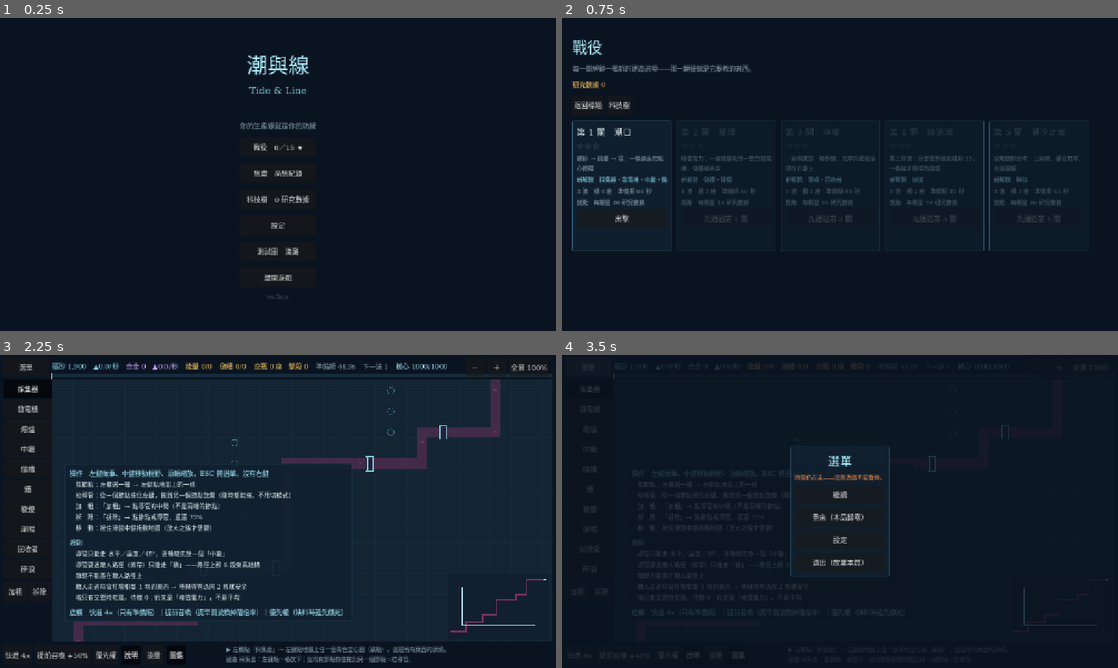
Above: before the commit, frames 1-4 (two rows, left to right).
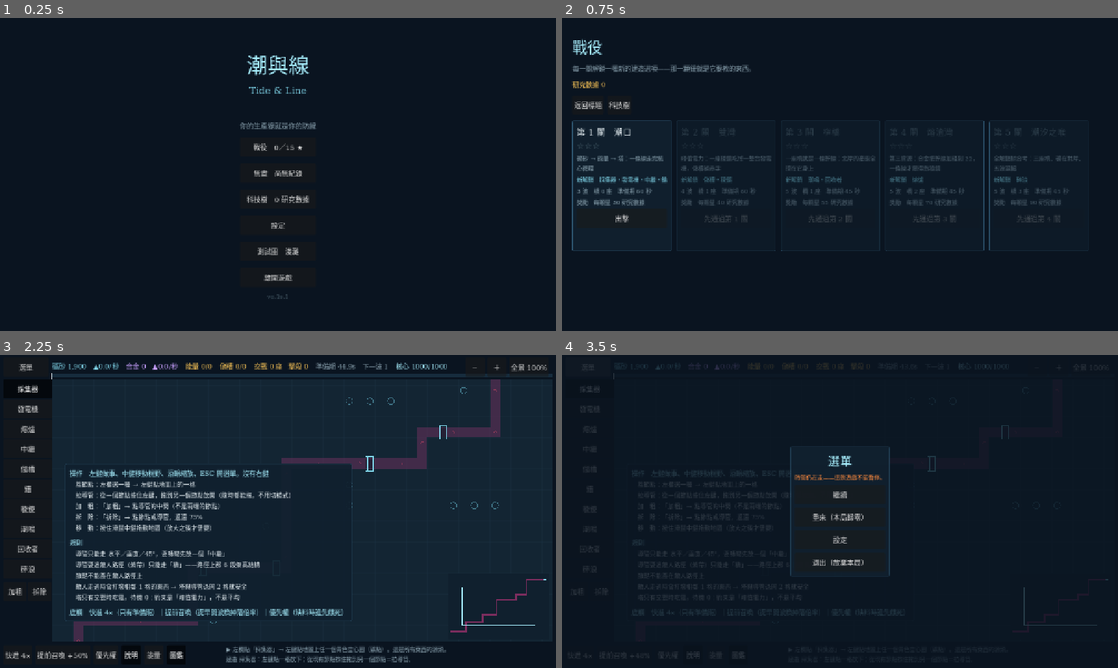
Above: after the commit, the same moments.

Repository: XiaoLin-001/TheGame
Game: Godot game, scene res://scenes/Main.tscn
Same seed, same stepped clock (60 frames per second), same inputs: the game is played once before the commit and once after it.
Inputs:
- Up to frame 1 (0.25 s): no input
- Up to frame 2 (0.75 s): click "戰役 0／15 ★" at 0.5 s
- Up to frame 3 (2.25 s): click "返回標題" at 1.25 s; click "無盡 尚無紀錄" at 2 s
- Up to frame 4 (3.5 s): click "選單" at 2.75 s

The runs differ from the first frame. In frame 1, less than 0.1% of the frame differs, in the area x 51-52%, y 88-89%; in frame 2, nothing differs; in frame 3, 0.1%, in the area x 37-90%, y 10-86%; in frame 4, less than 0.1%.

Commit message:
B2.1c.1 礦脈分層（VERSION 0.19.1）
實玩回饋第 8 次：「會有一坨擠在一起，然後只在某些地方有，其他地方都是空的」
0.19.0 把「均勻撒點」換成「隨機挑錨點再長脈」——隨機挑錨點一樣會結塊。

                          0.19.0(隨機錨點)  0.19.1(分層)
沿路徑最大空檔            16.8（最差 43）   5.8（最差 19）
半徑 4 內最多幾顆         2.4（最差 5）     3.2（最差 6）
路徑切 6 段完全沒礦的段   3%                0%

均勻要靠分層不能靠隨機——_crossings() 早就是這樣寫的（切成 n+1 段、各段中央
附近挑一格），橋看起來散得開就是因為這個。礦脈沿用同一招，段的單位是路徑索引。
三件事一起做才夠：
  ① 沿路徑索引分層（取代隨機錨點）
  ② 段內掃描不跳過——抽到的那格兩側塞不下時舊版直接放棄整段 → 開一個十幾格的洞
  ③ 空間隔離——沿索引分層不等於空間上散得開：轉角處相隔十幾個索引的兩段在
    地圖上可能只差 5 格
另加兩岸輪流、脈長 2–4 → 2–3。
「最擠」2.4→3.2 是預期的：一條脈本來就是二三顆靠在一起。

生成不變量 9 → 11 條（空檔 ≤24、半徑 4 內 ≤8）。兩條都證明會紅：拿掉分層與
空間隔離 → 空檔 52、最擠 13。

⚠ 量到一個未解問題：死區面積 45%。路徑是由角到角的單調階梯，對角兩個角落
永遠離路徑很遠。這不是這批造成的（B2.1b 是 42%），根因是路徑長度與地圖面積
的比例。「死列 0%」量錯維度——對角階梯碰得到每一列卻碰不到角落。三條路
（縮圖／加長路徑／定位成安全後場）寫進 10_GDD.md §7.10，待使用者決策。

GDScript 地雷：三元式產出 untyped Array，指派給 Array[int] 過得了編譯、
執行期才炸，炸在生成器裡的樣子是「礦點靜靜地變成 0 個」。已寫進 CLAUDE.md。

回歸：12 支 1074 項全過；campaign_test 416 項逐項未變。

Co-Authored-By: Claude Opus 5 <noreply@anthropic.com>

Diff:
--- a/godot/scripts/core/GameState.gd
+++ b/godot/scripts/core/GameState.gd
@@ -10,7 +10,7 @@
 ## `0.<全域批次序號>.<修補>`。**批次編號就編在版本號裡**，所以這裡不再另存一個
 ## `BATCH` 字串——B0.6 與 B0.6.1 連續兩批都忘了同步它，標題畫面掛著 `B0.5` 三天。
 ## 兩個必須手動保持一致的常數，遲早會不一致；批次名稱在 `CHANGELOG.md` 與 git log。
-const VERSION := "0.19.0"
+const VERSION := "0.19.1"
 
 const GAME_NAME := "潮與線"
 const GAME_NAME_EN := "Tide & Line"
--- a/godot/scripts/sim/MapGen.gd
+++ b/godot/scripts/sim/MapGen.gd
@@ -47,7 +47,7 @@
 ## 「北岸三顆，共用一座橋」——**共線、共用一條幹線、合起來是一個決定**。
 ## 脈就是把這件事寫成規則：一條脈沿單一軸等距排列，一條幹線收完整條脈。
 const VEIN_LEN_MIN := 2
-const VEIN_LEN_MAX := 4
+const VEIN_LEN_MAX := 3
 ## 脈內相鄰兩顆的間距。1 會讓採集器彼此貼死（節點佔一格），
 ## 3 以上就收不進同一條幹線、脈也就不成其為脈了。
 const VEIN_STEP := 2
@@ -84,8 +84,9 @@
 	rng.seed = s
 	var waypoints := _waypoints(rng)
 	var core: Vector2i = waypoints[waypoints.size() - 1]
+	var path := Maps.path_of({"waypoints": waypoints})
 	var on_path: Dictionary = {}
-	for c: Vector2i in Maps.path_of({"waypoints": waypoints}):
+	for c: Vector2i in path:
 		on_path[c] = true
 	return {
 		"id": "endless_%d" % s,
@@ -100,8 +101,8 @@
 		"seed": s,
 		"start_ore": START_ORE,
 		"prep_time": PREP,
-		"crossings": _crossings(rng, Maps.path_of({"waypoints": waypoints})),
-		"ore": _ore(rng, on_path, core),
+		"crossings": _crossings(rng, path),
+		"ore": _ore(rng, path, on_path, core),
 	}
 
 
@@ -200,69 +201,139 @@
 	return out
 
 
-## 礦點。**先把「核心這一側」的配額塞滿，剩下的才沿全圖鋪開**——
-## 這是不變量 5 的實作方式：構造出來的，不是撒完再檢查。
-## B2.1c 起，兩個階段的單位都從「顆」換成「脈」（見 `VEIN_LEN_MIN`）。
-static func _ore(rng: RandomNumberGenerator, on_path: Dictionary, core: Vector2i) -> Array[Vector2i]:
+## 礦點。**沿路徑分層**：把路徑切成 `脈數` 段，一段長一條脈。
+##
+## ★ 這是 B2.1c 的第二次修正。第一版把「均勻撒點」換成「隨機挑錨點再長脈」，
+## 但**隨機挑錨點一樣會結塊**——使用者的原話是「會有一坨擠在一起，然後只在
+## 某些地方有，其他地方都是空的」。實測沿路徑的最大空檔平均 13 格（最差 36，
+## 等於三分之一條路線旁邊沒有任何礦），而半徑 4 內最多擠了 9 顆。
+##
+## 均勻分佈要靠**分層**，不能靠隨機——`_crossings()` 早就是這樣寫的（切成 n+1
+## 段、各段中央附近挑一格），橋看起來散得開就是因為這個。這裡沿用同一招：
+## 段的單位是**路徑索引**，所以礦脈天生沿著路線鋪開，而不是散在地圖座標上。
+##
+## 錨點取在**路徑的側向法線**上、脈沿**路徑的局部方向**生長 → 長出來的就是
+## 手作圖那種「沿著岸邊一排，一條幹線收完」的形狀（`Campaign.gd`：北岸三顆）。
+static func _ore(
+	rng: RandomNumberGenerator, path: Array, on_path: Dictionary, core: Vector2i
+) -> Array[Vector2i]:
 	var n := rng.randi_range(ORE_MIN, ORE_MAX)
 	var dist := _dist_to_path(on_path)
-	var near: Dictionary = {}
+	var region: Dictionary = {}
 	for c: Vector2i in _core_region(on_path, core):
-		near[c] = true
+		region[c] = true
+
+	var count := maxi(1, int(round(float(n) * 2.0 / float(VEIN_LEN_MIN + VEIN_LEN_MAX))))
+	var seg := float(path.size()) / float(count)
 	var out: Array[Vector2i] = []
 	var used: Dictionary = {}
-	_veins(rng, _anchors(dist, near, true), NEAR_ORE, dist, used, out)
-	_veins(rng, _anchors(dist, near, false), n - out.size(), dist, used, out)
-	# 保底：脈鋪不滿配額時（錨點被疏開規則吃光）補單顆，維持礦點總數在
-	# `ORE_MIN..ORE_MAX`。
-	_singles(rng, _anchors(dist, near, false), n - out.size(), used, out)
+	var near := 0
+	for i in count:
+		var left := n - out.size()
+		if left <= 0:
+			break
+		# 段中央附近取一格路徑。jitter 只有 seg/4——**給得太多相鄰兩段會擠在
+		# 一起，那正是「一坨」的來源之一**（分層的意義就在於段與段不重疊）。
+		var mid := int(seg * (float(i) + 0.5))
+		var jit := int(seg / 4.0)
+		var lo := clampi(mid - jit, 0, path.size() - 2)
+		var hi := clampi(mid + jit, 0, path.size() - 2)
+		var span := hi - lo + 1
+		var start := rng.randi_range(0, span - 1)
+		# ★ **段內掃過去，不是抽一格就放棄**：抽到的那格兩側都塞不下時
+		#   （轉角、貼邊、已被上一條脈佔走）舊版直接跳過整段 → 路線上開一個
+		#   十幾格的洞。掃描的次數由 span 決定，與種子無關（確定性）。
+		for k in span:
+			var at := lo + (start + k) % span
+			var p: Vector2i = path[at]
+			var dir: Vector2i = path[at + 1] - p
+			var nrm := Vector2i(-dir.y, dir.x)
+			# ★ 兩岸輪流：連續幾條脈都長在同一岸，另一岸就整片空著。
+			#   核心配額沒滿時，配額優先於輪流（不變量 5 是硬的）。
+			# ⚠ 不要寫成三元式：`[1,-1] if c else [-1,1]` 產出的是 untyped
+			#   `Array`，指派給 `Array[int]` 會在**執行期**炸（不是編譯期），
+			#   而且炸在 `_ore` 裡的結果是**礦點靜靜地變成 0 個**。
+			var order: Array[int] = [1, -1]
+			if i % 2 == 1:
+				order.reverse()
+			var pick := Vector2i(-1, -1)
+			for s: int in order:
+				var a := _anchor(rng, p, nrm * s, dist, used)
+				if a.x < 0:
+					continue
+				if pick.x < 0:
+					pick = a
+				if near < NEAR_ORE and region.has(a):
+					pick = a
+					break
+			if pick.x < 0:
+				continue
+			var got := _grow(pick, dir, clampi(left, VEIN_LEN_MIN, VEIN_LEN_MAX), dist, used, out)
+			if region.has(pick):
+				near += got
+			break
+
+	# 保底：核心配額沒滿（某些種子的核心區塞不下整條脈）就補單顆。
+	if near < NEAR_ORE:
+		_singles(rng, _band(dist, region, true), NEAR_ORE - near, used, out)
+	_singles(rng, _band(dist, region, false), n - out.size(), used, out)
 	return out
 
 
-## 候選錨點：離路徑在容許帶內的自由格。`only_near` 為 true 時只取核心那一側。
-static func _anchors(dist: Dictionary, near: Dictionary, only_near: bool) -> Array[Vector2i]:
+## 側向錨點：從路徑格 `p` 沿法線 `nrm` 找一格落在容許帶內的自由格。
+## 隨機起點、繞一圈試完所有偏移量——**不重擲**（重擲迴圈的次數會跟著種子跑）。
+static func _anchor(
+	rng: RandomNumberGenerator, p: Vector2i, nrm: Vector2i,
+	dist: Dictionary, used: Dictionary
+) -> Vector2i:
+	var span := OFF_MAX - OFF_MIN + 1
+	var start := rng.randi_range(0, span - 1)
+	for k in span:
+		var c := p + nrm * (OFF_MIN + (start + k) % span)
+		var d := int(dist.get(c, -1))
+		if d < OFF_MIN or d > OFF_MAX or used.has(c):
+			continue
+		# ★ 空間隔離。**沿路徑索引分層不等於空間上散得開**——轉角處相隔十幾個
+		#   索引的兩段在地圖上可能只差 5 格，兩條脈就疊成一坨。這一條把
+		#   「散得開」從索引空間搬到真正的地圖座標上。
+		var clear := true
+		for o: Vector2i in used.keys():
+			if absi(o.x - c.x) + absi(o.y - c.y) < VEIN_APART:
+				clear = false
+				break
+		if clear:
+			return c
+	return Vector2i(-1, -1)
+
+
+## 從錨點沿路徑方向長出一條脈。越出容許帶或撞到已用格就在那裡收尾。
+static func _grow(
+	a: Vector2i, dir: Vector2i, want: int,
+	dist: Dictionary, used: Dictionary, out: Array[Vector2i]
+) -> int:
+	var got := 0
+	for j in want:
+		var c := a + dir * (j * VEIN_STEP)
+		var d := int(dist.get(c, -1))
+		if d < OFF_MIN or d > OFF_MAX or used.has(c):
+			break
+		used[c] = true
+		out.append(c)
+		got += 1
+	return got
+
+
+## 容許帶內的自由格。`only_near` 為 true 時只取核心那一側。保底補顆用。
+static func _band(dist: Dictionary, region: Dictionary, only_near: bool) -> Array[Vector2i]:
 	var out: Array[Vector2i] = []
 	for c: Vector2i in dist.keys():
 		var d := int(dist[c])
 		if d < OFF_MIN or d > OFF_MAX:
 			continue
-		if only_near and not near.has(c):
+		if only_near and not region.has(c):
 			continue
 		out.append(c)
 	return out
-
-
-## 從錨點長出礦脈，直到配額用完或候選用光。
-##
-## **一條脈沿單一軸等距排列**，越界／越出容許帶／撞到已用格就在那裡收尾
-## ——構造出來的，不重擲（重擲迴圈的次數會跟著種子跑，確定性測試裡很難看）。
-## 因為越出容許帶就收尾，垂直路徑長的脈自然被切短、**平行路徑的脈長得完整**：
-## 這正好長成手作圖那種「沿著岸邊一排，一條幹線收完」的樣子。
-static func _veins(
-	rng: RandomNumberGenerator, pool: Array[Vector2i], quota: int,
-	dist: Dictionary, used: Dictionary, out: Array[Vector2i]
-) -> void:
-	var avail := pool.duplicate()
-	while quota > 0 and not avail.is_empty():
-		var a: Vector2i = avail[rng.randi_range(0, avail.size() - 1)]
-		var axis := Vector2i(1, 0) if rng.randi_range(0, 1) == 1 else Vector2i(0, 1)
-		if rng.randi_range(0, 1) == 1:
-			axis = -axis
-		var want := mini(quota, rng.randi_range(VEIN_LEN_MIN, VEIN_LEN_MAX))
-		for j in want:
-			var c := a + axis * (j * VEIN_STEP)
-			var d := int(dist.get(c, -1))
-			if d < OFF_MIN or d > OFF_MAX or used.has(c):
-				break
-			used[c] = true
-			out.append(c)
-			quota -= 1
-		# 疏開：拿掉錨點附近的候選，下一條脈長在別的地方。
-		var keep: Array[Vector2i] = []
-		for c: Vector2i in avail:
-			if absi(c.x - a.x) + absi(c.y - a.y) > VEIN_APART:
-				keep.append(c)
-		avail = keep
 
 
 ## 保底補單顆。候選不足就補多少算多少——真的不足時該紅的是
--- a/godot/tests/endless_test.gd
+++ b/godot/tests/endless_test.gd
@@ -24,6 +24,13 @@
 const REACH := 6
 const DEAD_MAX := 6
 const LONELY_MAX := 0.2
+## ★ B2.1c 第二輪。「一坨擠在一起、其他地方都是空的」的兩個可量面向：
+## **空檔**＝沿路徑連續幾格旁邊沒有任何礦；**擠**＝半徑 4 內最多幾顆。
+## 實測：空檔 avg 5.8／max 19，擠 avg 3.2／max 6。
+## 注意「擠」的下限不是 1——**一條脈本來就是三顆靠在一起**，那是設計不是缺陷；
+## 這一條守的是「兩條脈不要疊在一起」。
+const GAP_MAX := 24
+const CLUMP_MAX := 8
 
 
 func _initialize() -> void:
@@ -65,6 +72,8 @@
 	var ore_off_band := 0
 	var lonely := 0
 	var ore_total := 0
+	var worst_gap := 0
+	var worst_clump := 0
 
 	for i in SWEEP:
 		var m := MapGen.generate(i * 7 + 1)
@@ -152,6 +161,35 @@
 			if nb > MapGen.VEIN_STEP * 2:
 				lonely += 1
 
+		# ★ 不變量 10：沿路徑的最大空檔（B2.1c 第二輪）。使用者的原話是
+		#   「只在某些地方有，其他地方都是空的」。均勻要靠**分層**不能靠隨機
+		#   ——第一版隨機挑錨點，空檔平均 16.8 格、最差 43（＝將近半條路線
+		#   旁邊沒有任何礦）。
+		var run := 0
+		for j in path.size():
+			var p: Vector2i = path[j]
+			var covered := false
+			for c: Vector2i in ore:
+				if absi(c.x - p.x) + absi(c.y - p.y) <= MapGen.OFF_MAX:
+					covered = true
+					break
+			if covered:
+				run = 0
+			else:
+				run += 1
+				worst_gap = maxi(worst_gap, run)
+
+		# ★ 不變量 11：最擠（半徑 4 內的礦點數）。使用者的原話是「一坨擠在
+		#   一起」。**一條脈本身就是三顆靠在一起，那是設計**——這一條守的是
+		#   兩條脈不要疊在同一個地方（沿路徑索引分層不保證空間上散得開：
+		#   轉角處相隔十幾個索引的兩段在地圖上可能只差 5 格）。
+		for a: Vector2i in ore:
+			var k := 0
+			for b: Vector2i in ore:
+				if absi(a.x - b.x) + absi(a.y - b.y) <= 4:
+					k += 1
+			worst_clump = maxi(worst_clump, k)
+
 		# 「不必過橋」＝ 從核心的自由鄰格出發、只走非路徑格的四連通泛洪能到。
 		# ★ 這裡**刻意重寫一次泛洪**，不呼叫 `MapGen._core_region()`——
 		#   用生成器自己的函式驗生成器，測的是它跟自己一致，不是它對。
@@ -198,6 +236,17 @@
 		float(lonely) / float(ore_total) <= LONELY_MAX,
 		"%d 張圖：孤點 %.0f%% ≤ %.0f%%（礦點成脈，一條幹線收得完）"
 			% [SWEEP, float(lonely) / float(ore_total) * 100.0, LONELY_MAX * 100.0]
+	)
+
+	t.ok(
+		worst_gap <= GAP_MAX,
+		"%d 張圖：沿路徑最大空檔 ≤ %d 格（實測最差 %d）——沒有一整段路線旁邊是空的"
+			% [SWEEP, GAP_MAX, worst_gap]
+	)
+	t.ok(
+		worst_clump <= CLUMP_MAX,
+		"%d 張圖：半徑 4 內最多 %d 顆礦（實測最差 %d）——兩條脈不疊在一起"
+			% [SWEEP, CLUMP_MAX, worst_clump]
 	)
 
 	# 數量落在宣告的範圍內（§7.10 的參數表）。
Not shown, changed: CHANGELOG.md
Not shown, changed: CLAUDE.md
Not shown, changed: docs/10_GDD.md
Not shown, changed: docs/40_PRODUCTION_PLAN.md
Not shown, changed: docs/50_QA_PLAN.md
